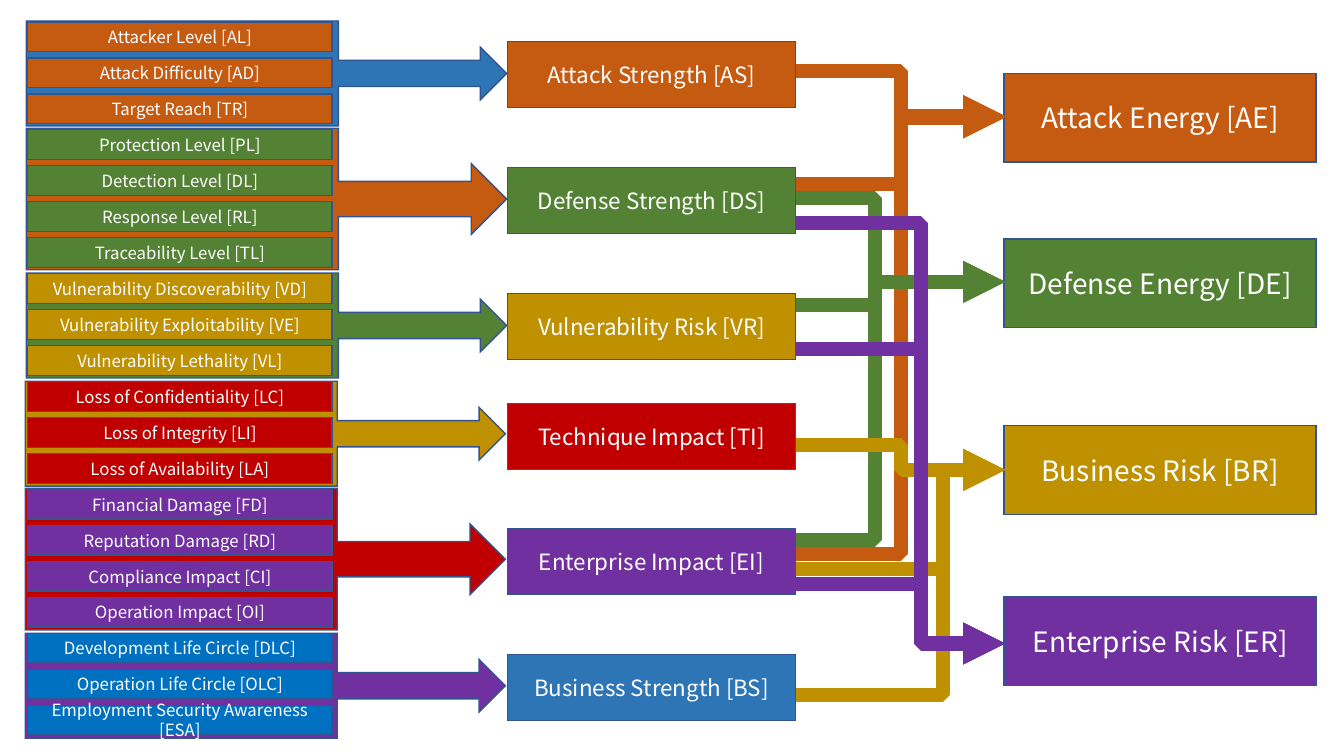
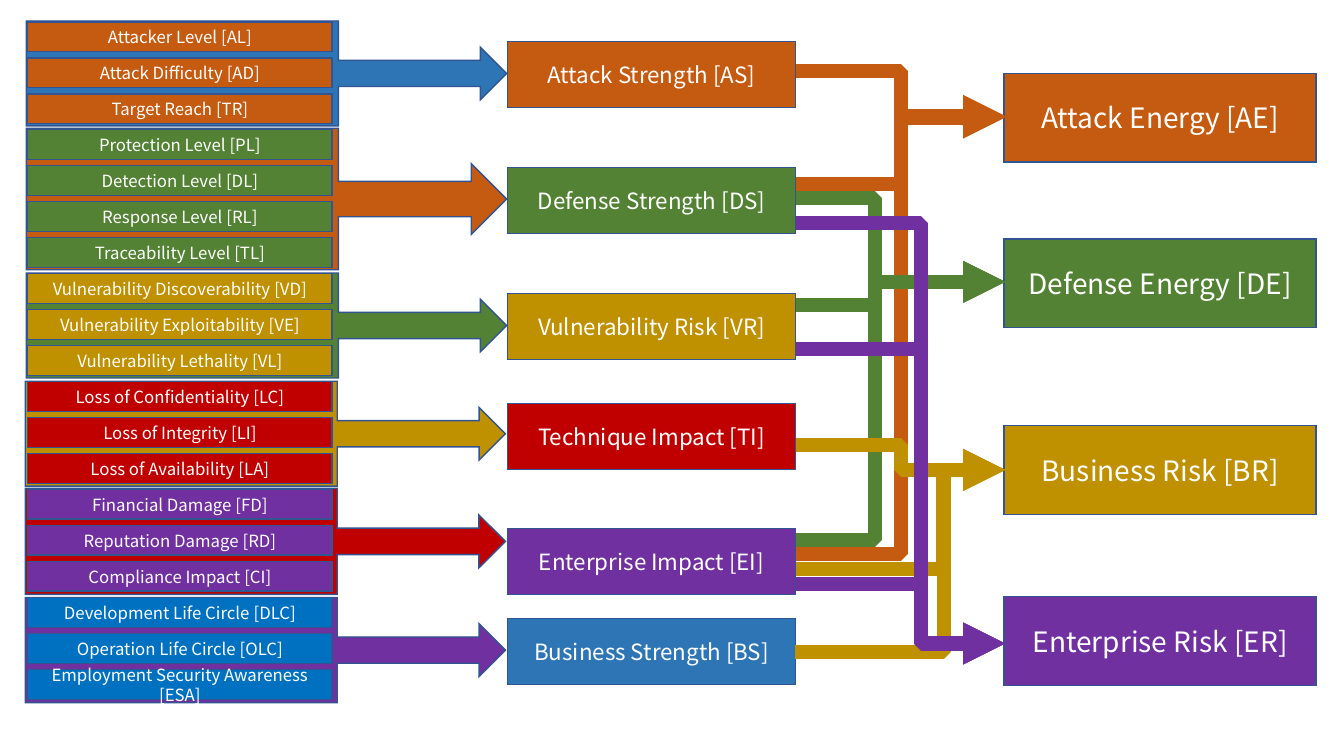
Before and after one commit to JDArmy/RTASS, a slide deck: slide 2 of design/计分.pptx. Drawn at 1344x756 pixels with LibreOffice and Linux fonts; fonts in the diff are those of the drawing. Boxes give left, top, right and bottom in pixels: in the first picture for what was removed or moved away, otherwise in the second. Text is boxed around its words. In the diff, an @@ line names an element or a change of style, - is before the commit and + after.

```diff
--- a/design/计分.pptx
+++ b/design/计分.pptx
@@ elbow arrow moved from (797, 696) - (1005, 470) to (796, 651) - (1005, 470) @@
@@ right arrow callout: place and size @@
-right arrow callout at box(25, 489, 505, 630)
+right arrow callout at box(25, 489, 505, 595)
@@ 4 rectangles, 1 right arrow callout: place and size @@
-4 rectangles, 1 right arrow callout at box(25, 633, 796, 738)
+4 rectangles, 1 right arrow callout at box(25, 598, 796, 703)
@@ rectangle removed at box(27, 598, 332, 627) @@
-Operation Impact [OI]
```
Also in this commit, not shown: 1 other slide changed, 11 other files.
